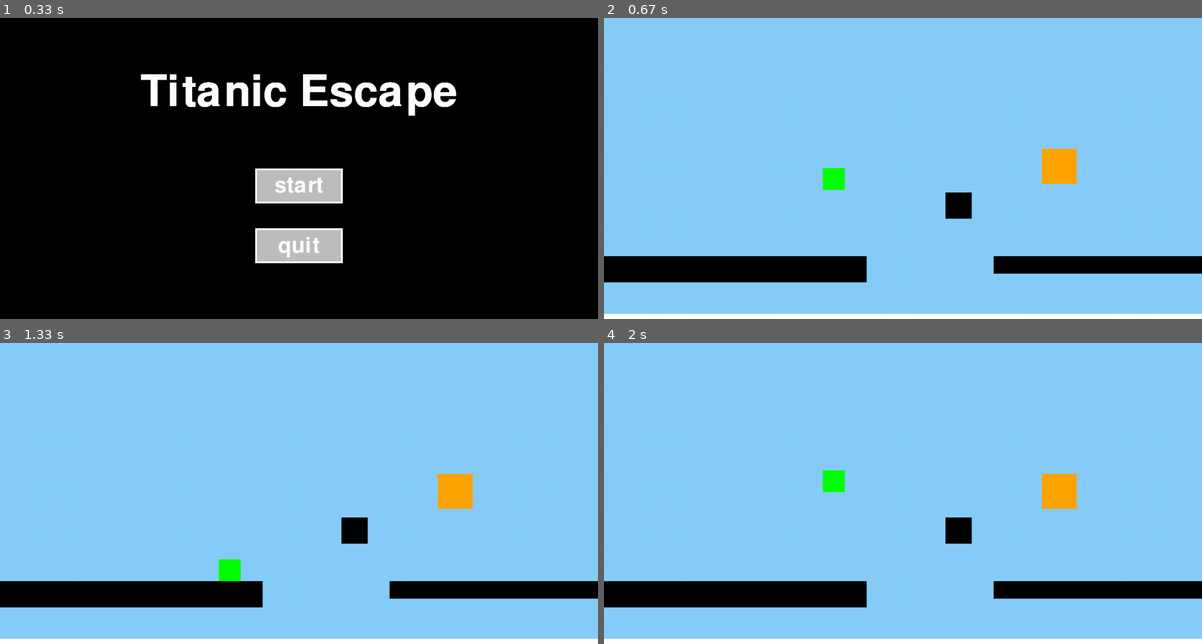
Above: before the commit, frames 1-4 (two rows, left to right).
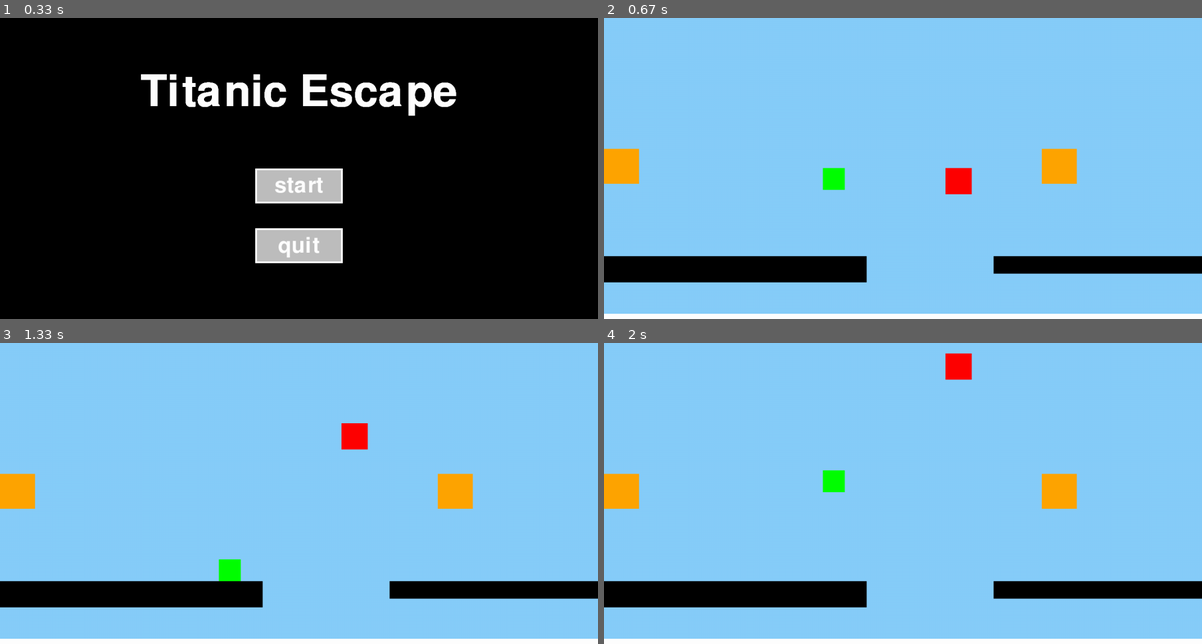
Above: after the commit, the same moments.

Repository: cast-hen/titanic_escape
Game: pygame game, started from main.py
The game is run twice, just before and just after one commit, with the same random seed, the same clock (stepped at 60 frames per second) and the same inputs.
Inputs (mouse positions are in pixels of both pictures, inside the frame that each line leads up to):
- Up to frame 1 (0.33 s): no input
- Up to frame 2 (0.67 s): click "start" at 0.38 s
- Up to frame 3 (1.33 s): tap Enter at 0.67 s
- Up to frame 4 (2 s): hold W 1.5-1.97 s; move the mouse to (717, 448) at 1.53 s

Frame 1 is identical in both runs. In frame 2, 1.4% of the frame differs, in the area x 0-62%, y 43-67%; in frame 3, 1.5%; in frame 4, 1.5%, in the area x 0-62%, y 3-67%.

Commit message:
Moving platforms and dood platforms toegevoegd

Diff:
--- a/common.py
+++ b/common.py
@@ -25,7 +25,14 @@
     return None
 
 def textPrint(text, textSize, textColour, center):
-    """Prints the text on the screen. center is tuple."""
+    """
+    Prints the text on the screen. center is tuple.
+    :param text: What text will print
+    :param textSize: How big is the text
+    :param textColour: What color is the text
+    :param center: location of center text
+    :return: None
+    """
     font = pygame.font.Font("freesansbold.ttf", textSize)
     text = font.render(text, True, textColour)
     textRect = text.get_rect()
@@ -33,6 +40,12 @@
     screen.blit(text, textRect)
 
 def game_over(lives, state=None):
+    """
+    Shows the Game Over screen
+    :param lives: the amount of lives left of the player
+    :param state : The state of the game
+    :return: None
+    """
     lives -= 1
     screen.fill('red')
     if lives == 0:
@@ -48,6 +61,10 @@
 
 
 def menu():
+    """
+    Shows the menu screen
+    :return the pressed button (Start, Quit, Tuturial?):
+    """
     screen.fill('black')
     mouseDown = False
     buttonBegin = button((WIDTH / 2 - 100), (HEIGHT / 2), 200, 80, 'grey', 'darkgrey', "start", 'white', 50, 'white')
@@ -67,6 +84,11 @@
             return "quit"
 def LevelGehaald():
 
+        """
+        Shows the level complete screen and moves on to the next level
+        :return none:
+        """
+
         screen.fill((0, 0, 0))
         textPrint("Level gehaald", 100, 'white', (WIDTH / 2, HEIGHT / 4))
         textPrint("alle levens zijn hersteld", 100, 'white', (WIDTH / 2, HEIGHT / 4 + 300))
--- a/parkour_functies.py
+++ b/parkour_functies.py
@@ -12,7 +12,7 @@
 
 
 class Objects:
-    def __init__(self, xpos, ypos, width, height, color, mass, xspeed, yspeed, ObjectScene):
+    def __init__(self, xpos, ypos, width, height, color, mass, xspeed, yspeed, ObjectScene, Type):
         self.xpos = xpos
         self.ypos = ypos
         self.width = width
@@ -24,6 +24,7 @@
         self.Rect = pygame.Rect(self.xpos, self.ypos, self.width, self.height)
         self.on_ground = False
         self.ObjectScene = ObjectScene
+        self.Type = Type
 
     def update_pos(self, platforms, CameraPosx, scene):
 
@@ -59,7 +60,9 @@
                         self.ypos = platform.ypos + platform.height
                         self.yspeed = 0
                     self.Rect.topleft = (self.xpos - CameraPosx, self.ypos)
-                    return platform.color == "orange"
+                    return platform.Type
+
+
 
         # wall en floor collision
         if self.ypos + self.height >= HEIGHT - 4:
@@ -74,12 +77,46 @@
     def draw(self, surface, CameraPosx):
         self.Rect = pygame.draw.rect(surface, self.color, (self.xpos - CameraPosx, self.ypos, self.width, self.height))
 
+class MoveObject:
+    def __init__(self, StartPos, EndPos, Speed, WaitTime):
+        self.StartPos = StartPos
+        self.EndPos = EndPos
+        self.Speed = 100 / Speed
+        self.WaitTime = WaitTime
+
+        self.xDirection = self.EndPos[0] - self.StartPos[0]
+        self.yDirection = self.EndPos[1] - self.StartPos[1]
+        self.Direction = (self.xDirection / self.Speed, self.yDirection / self.Speed)
+
+    def Move(self, pos):
+
+        if pos == self.StartPos:
+            xDirection = self.EndPos[0] - self.StartPos[0]
+            yDirection = self.EndPos[1] - self.StartPos[1]
+            self.Direction = (xDirection / self.Speed, yDirection / self.Speed)
+        if pos == self.EndPos:
+            xDirection = self.StartPos[0] - self.EndPos[0]
+            yDirection = self.StartPos[1] - self.EndPos[1]
+            self.Direction = (xDirection / self.Speed, yDirection / self.Speed)
+        print(pos[0] + self.Direction[0], pos[1] + self.Direction[1])
+        return pos[0] + self.Direction[0], pos[1] + self.Direction[1]
+
+
 
 # maakt vloer
 def draw_floor():
+    """
+    Draws the floor
+    :return:
+    """
     pygame.draw.line(screen, (255, 255, 255), (0, HEIGHT), (WIDTH, HEIGHT), 25)
 
 def parkour(player):
+    """
+    The entire code of the platforming part of the game
+    :param player: The active player
+    :return:
+    """
     clock = pygame.time.Clock()
     fps = 60
     gravity = 0.6
@@ -91,23 +128,23 @@
     CameraPosx = 0
     RespawnPos = (0, 0)
 
-    playerObject = Objects(300, 200, 50, 50, 'green', 2, 0, 0, 1)
-    cube1 = Objects(580, 400, 60, 60, 'black', 1, 0, 0, 1)
-    cube2 = Objects(690, 546, 600, 40, 'black', 1, 0, 0, 1)
-    cube3 = Objects(-800, 546, 1200, 60, 'black', 1, 0, 0, 1)
-    cube4 = Objects(800, 300, 80, 80, 'orange', 1, 0, 0, 1)
-    cube5 = Objects(630, 374, 80, 80, 'black', 1, 0, 0, 2)
-    cube7 = Objects(970, 320, 80, 80, 'black', 1, 0, 0, 2)
-    cube8 = Objects(1200, 180, 80, 80, 'black', 1, 0, 0, 2)
-    cube6 = Objects(-800, 546, 1200, 60, 'black', 1, 0, 0, 2)
-    cube9 = Objects(-500, 546, 5000, 40, 'black', 1, 0, 0, 4)
+    playerObject = Objects(300, 200, 50, 50, 'green', 2, 0, 0, 1, "Player")
+    cube1 = Objects(580, 400, 60, 60, 'Red', 1, 0, 0, 1, MoveObject((580, 400), (580, 0), 1, 0))
+    cube2 = Objects(690, 546, 600, 40, 'black', 1, 0, 0, 1, "Collider")
+    cube3 = Objects(-800, 546, 1200, 60, 'black', 1, 0, 0, 1, "Collider")
+    cube4 = Objects(800, 300, 80, 80, 'orange', 1, 0, 0, 1, enemy("greg", (255, 0, 0), 50, ["punch"]))
+    cube10 = Objects(-200, 300, 80, 80, 'orange', 1, 0, 0, 1, enemy("BOB", (255, 255, 0), 500, ["punch"]))
+    cube5 = Objects(630, 374, 80, 80, 'black', 1, 0, 0, 2, "Collider")
+    cube7 = Objects(970, 320, 80, 80, 'black', 1, 0, 0, 2, "Collider")
+    cube8 = Objects(1200, 180, 80, 80, 'black', 1, 0, 0, 2, "Collider")
+    cube6 = Objects(-800, 546, 1200, 60, 'black', 1, 0, 0, 2, "Collider")
+    cube9 = Objects(-500, 546, 5000, 40, 'black', 1, 0, 0, 4, "Collider")
 
     # voeg hier nieuwe platformen to zodat ze collision krijgen.
-    platforms = [cube1, cube2, cube3, cube4, cube5, cube6, cube7, cube8, cube9]
+    platforms = [cube1, cube2, cube3, cube4, cube5, cube6, cube7, cube8, cube9, cube10]
 
     # random ahhh movement fix, couldn't bother om een betere oplossig te vinden.
     keys = {"left": False, "right": False}
-    EnemyCollider = False
 
     L_border = 0
     R_border = 500
@@ -117,13 +154,14 @@
         mouse = pygame.mouse.get_pos()
         clock.tick(fps)
         screen.fill((135, 206, 250))
-        EnemyCollider = playerObject.update_pos(platforms, CameraPosx, scene)
+        Collider = playerObject.update_pos(platforms, CameraPosx, scene)
 
 
         if scene == 1:
             RespawnPos = (200, 300)
             playerObject.draw(screen, CameraPosx)
             cube1.draw(screen, CameraPosx)
+            cube10.draw(screen, CameraPosx)
             cube2.draw(screen, CameraPosx)
             cube3.draw(screen, CameraPosx)
             cube4.draw(screen, CameraPosx)
@@ -149,14 +187,19 @@
 
         playerObject.xspeed = speed * (keys["right"] - keys["left"])
 
-        if playerObject.ypos >= 630:
+        if playerObject.ypos >= 630 or Collider == "Death":
             playerObject.xpos, playerObject.ypos, player.lives, state = game_over(player.lives)
             (playerObject.xpos, playerObject.ypos) = RespawnPos
             if state == "Menu":
                 return "Menu"
 
-        if EnemyCollider:
-            return enemy("greg", (255, 0, 0), 50, ["punch"])
+        if type(Collider) == enemy:
+            return Collider
+
+
+        (cube1.xpos, cube1.ypos) = cube1.Type.Move((cube1.xpos, cube1.ypos))
+
+
         if L_border <= playerObject.xpos <= R_border:
             CameraPosx = playerObject.xpos - 500
 
--- a/pauze.py
+++ b/pauze.py
@@ -6,6 +6,10 @@
 screen = pygame.display.set_mode((1366, 690), pygame.RESIZABLE)
 
 def Pause():
+    """
+    Shows the pauze screen
+    :return None:
+    """
     WIDTH = 1366
     HEIGHT = 690
     mouseDown = False
